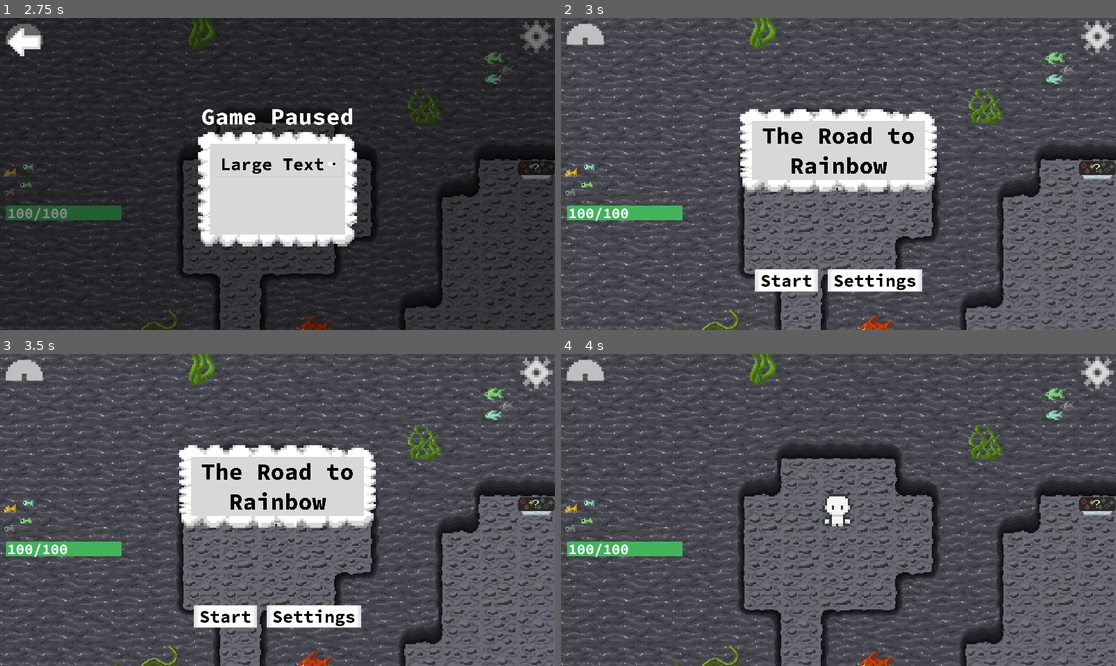
Above: before the commit, frames 1-4 (two rows, left to right).
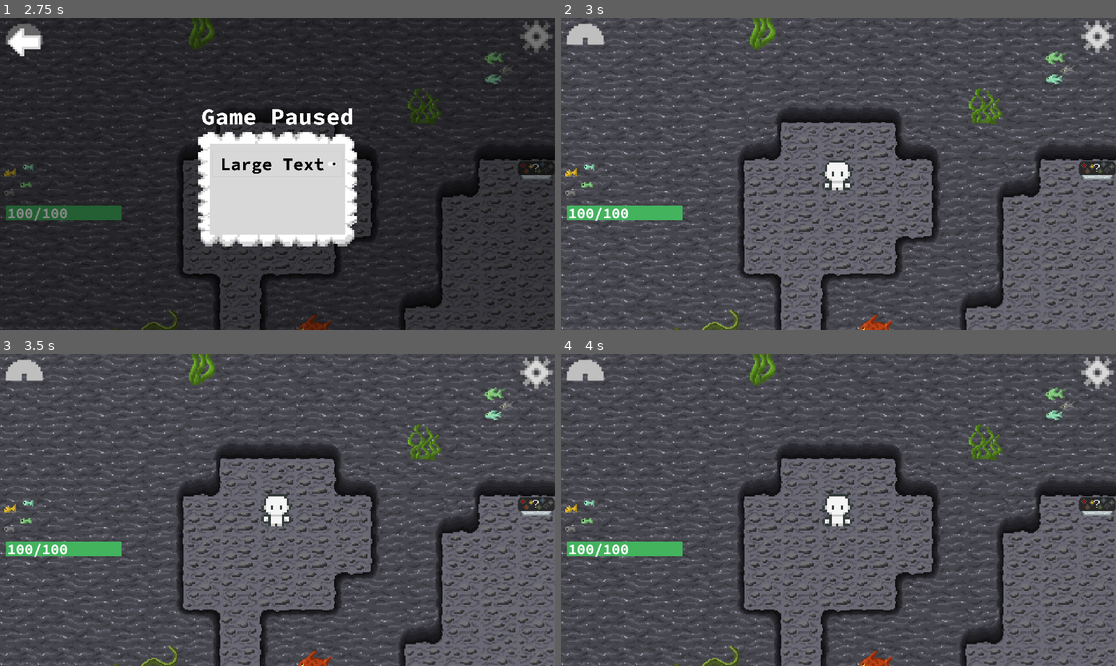
Above: after the commit, the same moments.

Repository: emkartch/ATLS_4140_Final
Game: Godot game, scene res://main.tscn
Two runs of this game, one before a commit and one after it. Both use one fixed random seed, a clock stepped at 60 frames per second and the inputs below.
Inputs (mouse positions are in pixels of both pictures, inside the frame that each line leads up to):
- Up to frame 1 (2.75 s): click "Start" at 0.5 s; click (538, 36) at 1.25 s; click "Large Text" at 2 s
- Up to frame 2 (3 s): click (583, 42) at 2.75 s
- Up to frame 3 (3.5 s): no input
- Up to frame 4 (4 s): click (788, 616) at 3.5 s, where only the run before the commit has a clickable "Start"

Frame 1 is identical in both runs. In frame 2, 11% of the frame differs, in the area x 32-68%, y 29-88%; in frame 3, 11%; in frame 4, nothing differs.

Commit message:
Fixed bug with settings menu

Diff:
--- a/the-road-to-rainbow/hud.gd
+++ b/the-road-to-rainbow/hud.gd
@@ -64,6 +64,7 @@
 
 func level_start():
 	start_game.emit()
+	Global.main_game_running = true
 
 func _on_message_timer_timeout() -> void:
 	$TitleContainer.hide()
